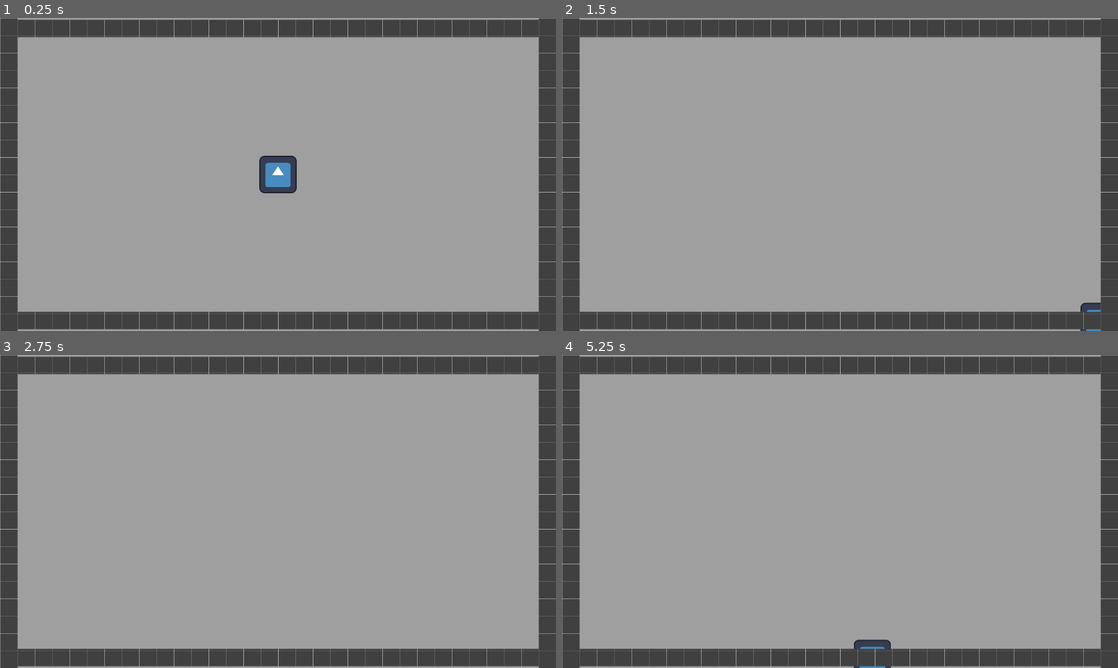
Above: before the commit, frames 1-4 (two rows, left to right).
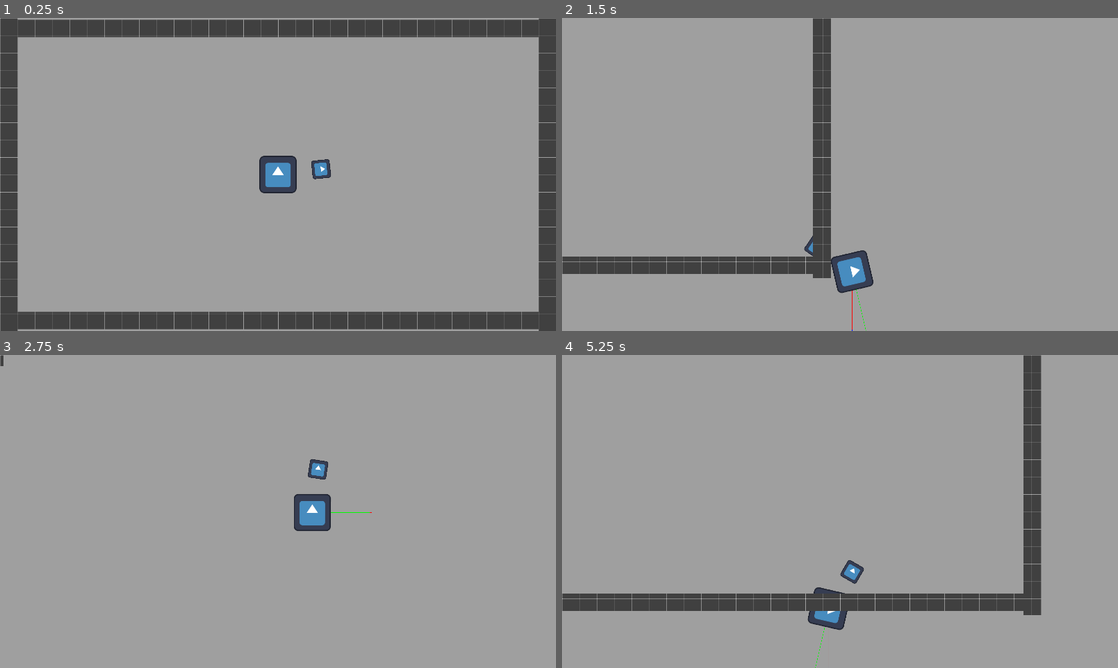
Above: after the commit, the same moments.

Repository: sunsigil/godot-playground
Game: Godot game, scene res://playground.tscn
Same seed, same stepped clock (60 frames per second), same inputs: the game is played once before the commit and once after it. The engine's default icon, where the game draws it, is replaced by a stand-in: a white triangle on a blue panel in a dark square.
Inputs (mouse positions are in pixels of both pictures, inside the frame that each line leads up to):
- Up to frame 1 (0.25 s): no input
- Up to frame 2 (1.5 s): move the mouse to (962, 158) at 0.52 s; hold D (game_right) 0.53-1.28 s; tap Space (game_progress) at 0.6, 1.35 s; move the mouse to (728, 190) at 1.27 s; hold S (game_down) from 1.28 s (still down)
- Up to frame 3 (2.75 s): move the mouse to (333, 442) at 2.02 s; release S (game_down) at 2.03 s; hold D (game_right) from 2.03 s (still down); tap Space (game_progress) at 2.1 s
- Up to frame 4 (5.25 s): move the mouse to (812, 574) at 2.77 s; release D (game_right) at 2.78 s; hold W (game_up) 2.78-3.53 s; tap Space (game_progress) every 0.75 s from 2.85 to 5.1 s; move the mouse to (1006, 558) at 3.52 s; hold A (game_left) 3.53-5.03 s; move the mouse to (673, 464) at 4.27 s; move the mouse to (867, 511) at 5.02 s; hold S (game_down) from 5.03 s (still down)

The runs differ from the first frame. In frame 1, 0.2% of the frame differs, in the area x 56-60%, y 45-52%; in frame 2, 22%; in frame 3, 18%; in frame 4, 24%, in the area x 0-100%, y 0-100%.

Commit message:
Orbital, new walk weights

Diff:
--- /dev/null
+++ b/player/camera.gd
@@ -0,0 +1,16 @@
+extends Node2D
+
+@export
+var target: Node2D;
+
+# Called when the node enters the scene tree for the first time.
+func _ready() -> void:
+	pass # Replace with function body.
+
+
+# Called every frame. 'delta' is the elapsed time since the previous frame.
+func _process(delta: float) -> void:
+	pass;
+
+func _physics_process(delta: float) -> void:
+	position = lerp(position, target.position, 6 * delta);
--- /dev/null
+++ b/player/camera.tscn
@@ -0,0 +1,8 @@
+[gd_scene format=3 uid="uid://dy3xhhvo4tlg2"]
+
+[ext_resource type="Script" uid="uid://ufwxtgjtb06g" path="res://player/camera.gd" id="1_8nkvj"]
+
+[node name="Camera" type="Node2D" unique_id=596543648]
+script = ExtResource("1_8nkvj")
+
+[node name="Camera2D" type="Camera2D" parent="." unique_id=1588840525]
--- /dev/null
+++ b/player/orbital.gd
@@ -0,0 +1,25 @@
+extends Node2D
+
+@export
+var body: Node2D;
+@export
+var radius: float = 0;
+@export
+var delay: float = 0.1;
+
+# Called when the node enters the scene tree for the first time.
+func _ready() -> void:
+	pass # Replace with function body.
+
+# Called every frame. 'delta' is the elapsed time since the previous frame.
+func _process(delta: float) -> void:
+	pass
+
+func _physics_process(delta: float) -> void:
+	var arm = Vector2.UP.rotated(rotation) * radius;
+	position = body.position + arm;
+	var leg = get_global_mouse_position() - body.position;
+	leg = leg.normalized() * radius;
+	var arc = arm.angle_to(leg);
+	rotation += arc * delta / delay;
+	pass;
--- /dev/null
+++ b/player/orbital.tscn
@@ -0,0 +1,6 @@
+[gd_scene format=3 uid="uid://ufp8m6ordesh"]
+
+[ext_resource type="Script" uid="uid://mxrnmos8bqh6" path="res://player/orbital.gd" id="1_l814e"]
+
+[node name="Orbital" type="Node2D" unique_id=1642983030]
+script = ExtResource("1_l814e")
--- a/walker/walker.gd
+++ b/player/walker.gd
@@ -1,4 +1,7 @@
 extends Node2D
+
+@export
+var body: Node2D;
 
 enum MoveState {
 	WALK,
@@ -8,15 +11,25 @@
 
 @export
 var speed: float = 600;
+@export
+var heading_weight: float = 2;
+@export
+var heading_delay: float = 1;
+@export
+var velocity_delay: float = 0.1;
 
 var input: Vector2 = Vector2.ZERO;
 var input_last: Vector2 = Vector2.ZERO;
 var input_delta: Vector2 = Vector2.ZERO;
+
 var input_weight: Vector2 = Vector2.ZERO;
+var weight_time: float = 0;
 
 var heading: Vector2 = Vector2.ZERO;
 var velocity: Vector2 = Vector2.ZERO;
 
+@export
+var dash_waypoint: Node2D;
 @export
 var dash_range: float = 400;
 @export
@@ -45,11 +58,17 @@
 		input.y += 1;
 	input_delta = input - input_last;
 
-	input_weight += abs(input_delta) * input * 2;
-	heading = input.normalized() + input_weight;
-	input_weight *= 0.75;
+	heading = input.normalized();
+	if input_delta != Vector2.ZERO:
+		input_weight = abs(input_delta) * heading * heading_weight;
+		weight_time = 0;
+	if weight_time <= heading_delay:
+		heading += input_weight;
+		input_weight = lerp(input_weight, Vector2.ZERO, weight_time/heading_delay);
+		weight_time += delta;
 
-	velocity = lerp(velocity, heading, 8*delta);
+	print(heading.length(), " ", velocity.length());
+	velocity = lerp(velocity, heading, delta/velocity_delay);
 	position += velocity * speed * delta;
 
 func dash_start(direction: Vector2):
@@ -66,17 +85,27 @@
 	if t >= 1:
 		state = MoveState.WALK;
 
+func handle_body():
+	if body == null:
+		return;
+	body.rotation = velocity.angle();
+
 # Called every frame. 'delta' is the elapsed time since the previous frame.
 func _physics_process(delta: float) -> void:
 	match state:
 		MoveState.WALK:
 			walk_tick(delta);
 			if Input.is_action_just_pressed("game_progress"):
-				dash_start(heading);
+				var dash_direction = heading if !dash_waypoint else dash_waypoint.position - position;
+				dash_start(dash_direction);
 		MoveState.DASH:
 			dash_tick(delta);
+	handle_body();
 
 func _draw():
-	draw_line(Vector2.ZERO, input * speed, Color.BLUE);
-	draw_line(Vector2.ZERO, heading*speed, Color.RED);
-	draw_line(Vector2.ZERO, velocity*speed, Color.GREEN);
+	var scale_factor = 200;
+	draw_line(Vector2.ZERO, input * scale_factor, Color.BLUE);
+	draw_line(Vector2.ZERO, heading * scale_factor, Color.RED);
+	draw_line(Vector2.ZERO, velocity * scale_factor, Color.GREEN);
+	draw_line(input * scale_factor, heading * scale_factor, Color.BLUE);
+	draw_line(heading * scale_factor, velocity * scale_factor, Color.RED);
--- a/walker/walker.tscn
+++ b/player/walker.tscn
@@ -1,6 +1,6 @@
 [gd_scene format=3 uid="uid://cqax2shxhbqrm"]
 
-[ext_resource type="Script" uid="uid://crgabanmakce3" path="res://walker/walker.gd" id="2_16tco"]
+[ext_resource type="Script" uid="uid://crgabanmakce3" path="res://player/walker.gd" id="2_16tco"]
 
 [node name="Walker" type="Node2D" unique_id=1008795349]
 script = ExtResource("2_16tco")
--- a/playground.tscn
+++ b/playground.tscn
@@ -1,32 +1,46 @@
 [gd_scene format=3 uid="uid://hgrkrvcswfk1"]
 
-[ext_resource type="PackedScene" uid="uid://cqax2shxhbqrm" path="res://walker/walker.tscn" id="1_rupst"]
+[ext_resource type="PackedScene" uid="uid://cqax2shxhbqrm" path="res://player/walker.tscn" id="1_rupst"]
 [ext_resource type="Texture2D" uid="uid://dixbv6fkide1o" path="res://icon.svg" id="2_wt17y"]
+[ext_resource type="PackedScene" uid="uid://dy3xhhvo4tlg2" path="res://player/camera.tscn" id="3_is3ju"]
 [ext_resource type="PackedScene" uid="uid://da5da4t1ah381" path="res://greyboxing/wall.tscn" id="3_m8u5f"]
+[ext_resource type="PackedScene" uid="uid://ufp8m6ordesh" path="res://player/orbital.tscn" id="4_o00ia"]
 
 [node name="Playground" type="Node2D" unique_id=1159659867]
 
-[node name="Camera2D" type="Camera2D" parent="." unique_id=1605787862]
-
-[node name="Walker" parent="." unique_id=1008795349 instance=ExtResource("1_rupst")]
+[node name="Walker" parent="." unique_id=1008795349 node_paths=PackedStringArray("body") instance=ExtResource("1_rupst")]
+body = NodePath("Sprite2D")
 
 [node name="Sprite2D" type="Sprite2D" parent="Walker" unique_id=1791897846]
 texture = ExtResource("2_wt17y")
 
-[node name="Wall" parent="." unique_id=1058521146 instance=ExtResource("3_m8u5f")]
+[node name="Camera" parent="." unique_id=596543648 node_paths=PackedStringArray("target") instance=ExtResource("3_is3ju")]
+target = NodePath("../Walker")
+
+[node name="Orbital" parent="." unique_id=1642983030 node_paths=PackedStringArray("body") instance=ExtResource("4_o00ia")]
+body = NodePath("../Walker")
+radius = 150.0
+
+[node name="Sprite2D" type="Sprite2D" parent="Orbital" unique_id=936841746]
+scale = Vector2(0.5, 0.5)
+texture = ExtResource("2_wt17y")
+
+[node name="Environment" type="Node" parent="." unique_id=2067740291]
+
+[node name="Wall" parent="Environment" unique_id=1058521146 instance=ExtResource("3_m8u5f")]
 position = Vector2(-8.999999, 504)
 scale = Vector2(14.888344, -0.47762573)
 
-[node name="Wall2" parent="." unique_id=1804080742 instance=ExtResource("3_m8u5f")]
+[node name="Wall2" parent="Environment" unique_id=1804080742 instance=ExtResource("3_m8u5f")]
 position = Vector2(0.99999994, -504)
 scale = Vector2(14.888344, -0.47762573)
 
-[node name="Wall3" parent="." unique_id=2120878826 instance=ExtResource("3_m8u5f")]
+[node name="Wall3" parent="Environment" unique_id=2120878826 instance=ExtResource("3_m8u5f")]
 position = Vector2(930, -2)
 rotation = 1.5707964
 scale = Vector2(8.608343, -0.47762573)
 
-[node name="Wall4" parent="." unique_id=1807976714 instance=ExtResource("3_m8u5f")]
+[node name="Wall4" parent="Environment" unique_id=1807976714 instance=ExtResource("3_m8u5f")]
 position = Vector2(-929, 5)
 rotation = 1.5707964
 scale = Vector2(8.608343, -0.47762573)
Not shown, added: player/camera.gd.uid
Not shown, added: player/orbital.gd.uid
Renamed: walker/walker.gd.uid -> player/walker.gd.uid
